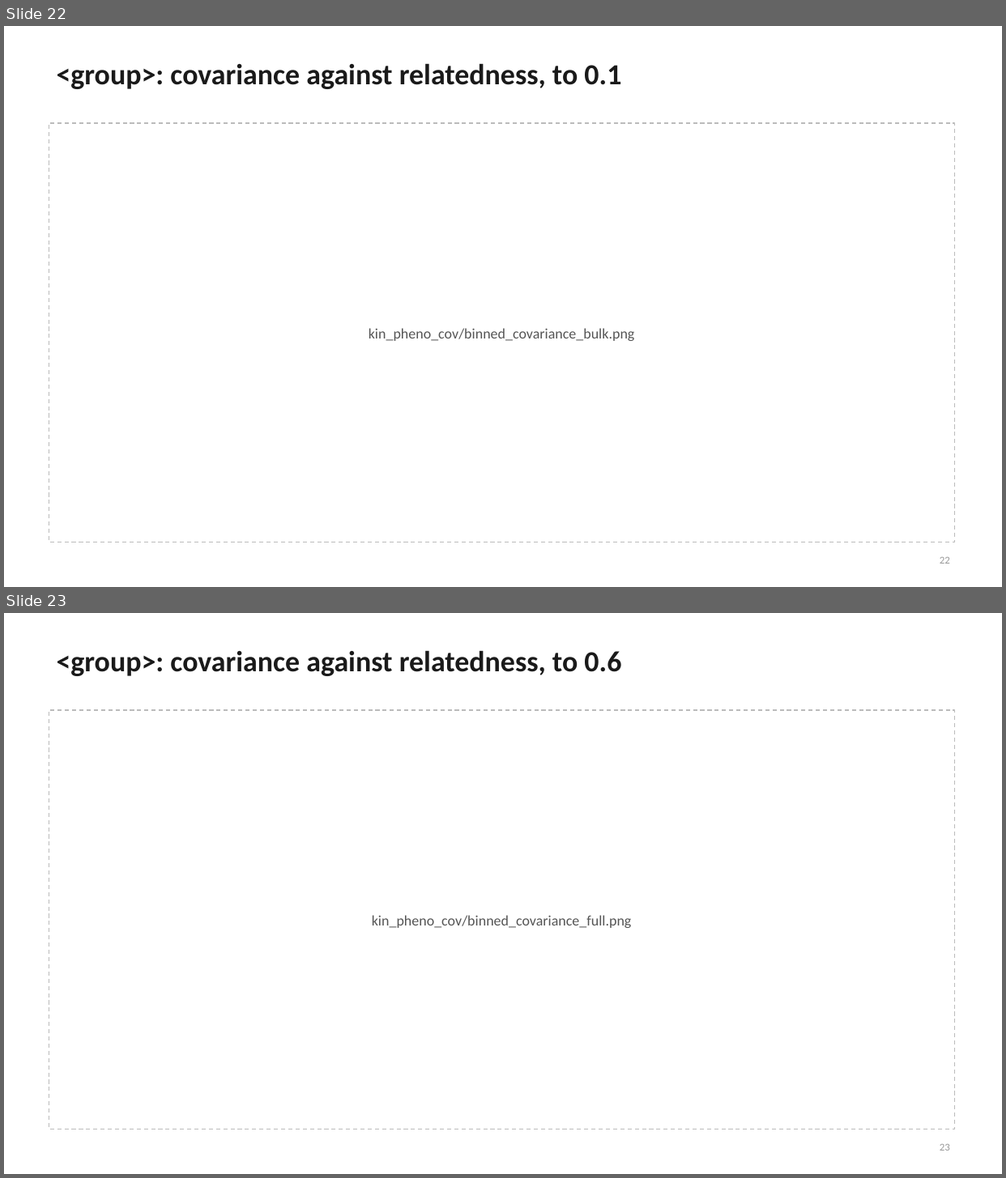
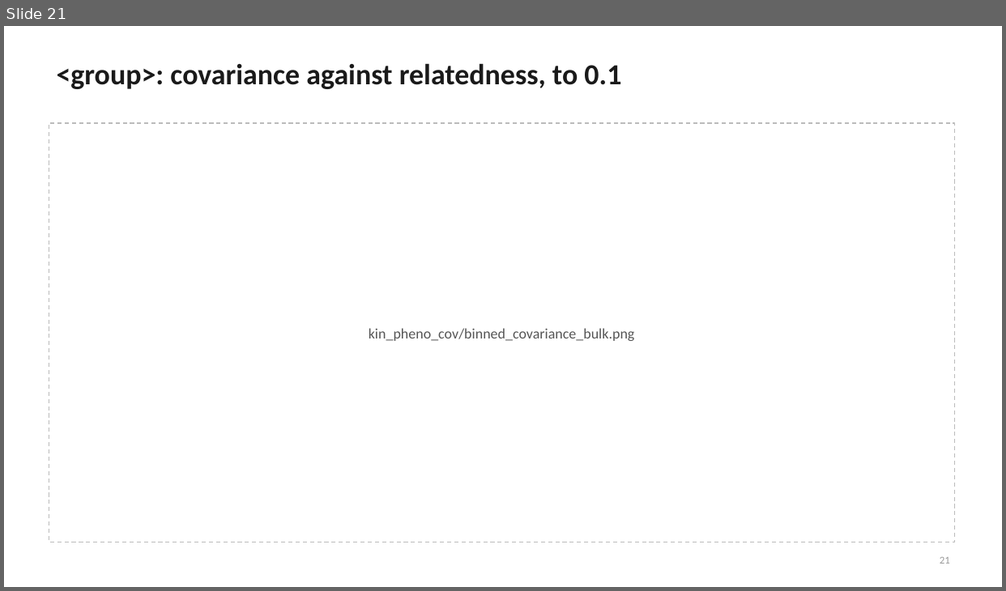
Before and after one commit to mkiravn/aou-covariance, a slide deck: slides/relatedness_condensed.pptx. Shown one above the other, each under a label of ours: slides 22 and 23 before the commit, slide 21 after it. The pictures are 1006x1178 and 1006x591 pixels, drawn with LibreOffice and Linux fonts; fonts in the diff are those of the drawing. Boxes give left, top, right and bottom in pixels: in the first picture for what was removed or moved away, otherwise in the second. Text is boxed around its words. In the diff, an @@ line names an element or a change of style, - is before the commit and + after.

```diff
--- a/slides/relatedness_condensed.pptx
+++ b/slides/relatedness_condensed.pptx
@@ slide 23 removed at bbox=[4, 613, 1002, 1174], background #FFFFFF @@
@@ title removed at bbox=[57, 650, 621, 676] @@
-<group>: covariance against relatedness, to 0.6
@@ rectangle removed at bbox=[49, 710, 955, 1130] @@
@@ text removed at bbox=[372, 915, 632, 928] @@
-kin_pheno_cov/binned_covariance_full.png
@@ page number removed at bbox=[940, 1144, 950, 1151] @@
-23
@@ what was slide 22 is now slide 21 @@
@@ page number at bbox=[940, 557, 950, 564]: text changed @@
-22
+21
```
Also in this commit, not shown: 1 slide changed, 2 other slides removed, 1 other file.
